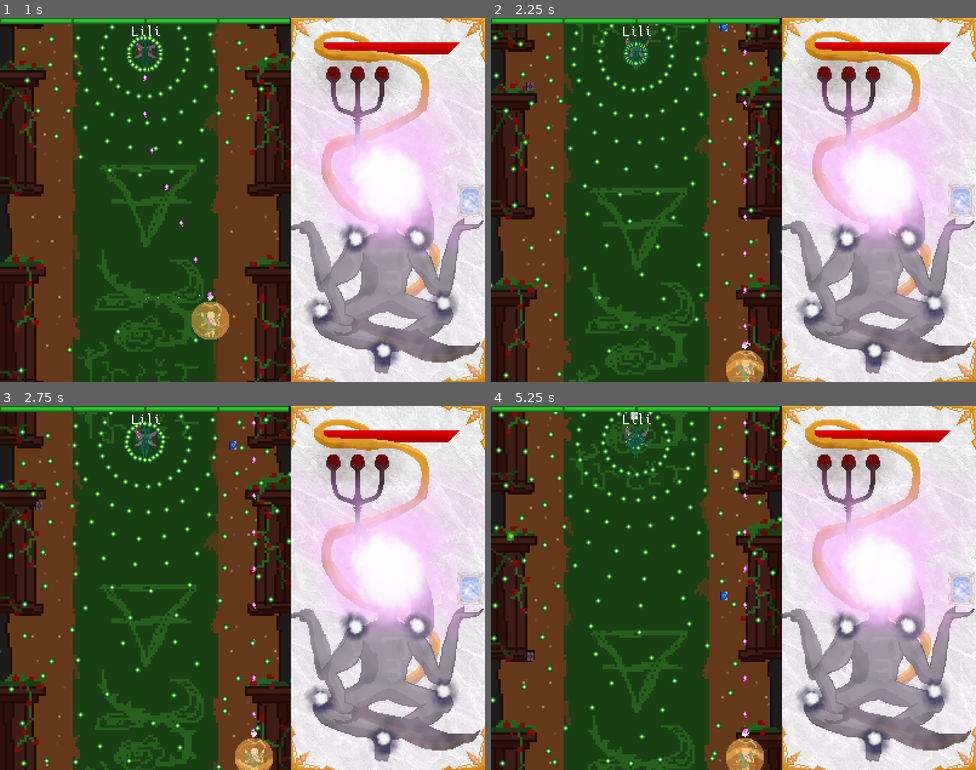
Above: before the commit, frames 1-4 (two rows, left to right).
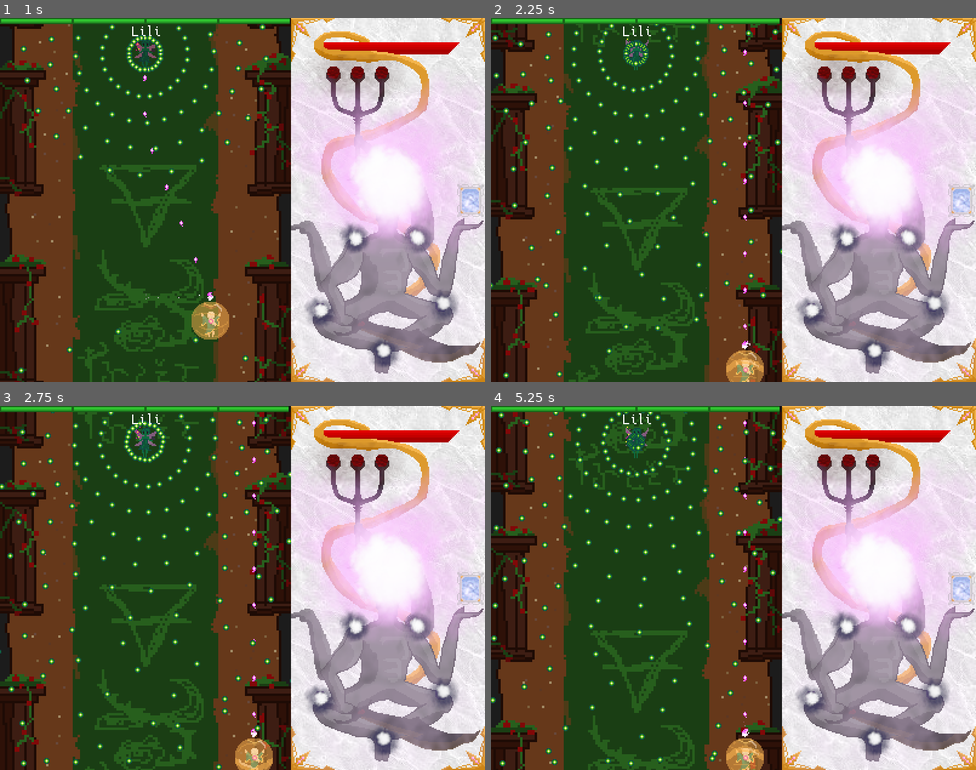
Above: after the commit, the same moments.

Repository: Voltinus/rimu
Game: Godot game, scene res://levels/Level2Earth/Level2Earth.tscn
The game is run twice, just before and just after one commit, with the same random seed, the same clock (stepped at 60 frames per second) and the same inputs. This scene is started directly instead of the project's main scene.
Inputs (mouse positions are in pixels of both pictures, inside the frame that each line leads up to):
- Up to frame 1 (1 s): tap Enter (dialogue_skip) at 0.5 s; move the mouse to (349, 181) at 0.52 s; hold D (move_right) from 0.53 s (still down); tap E (use_book) at 0.6 s; click (349, 181) at 0.67 s
- Up to frame 2 (2.25 s): move the mouse to (636, 218) at 1.27 s; release D (move_right) at 1.28 s; hold S (move_down) 1.28-2.03 s; tap E (use_book) at 1.35, 2.1 s; move the mouse to (782, 119) at 2.02 s; hold D (move_right) from 2.03 s (still down)
- Up to frame 3 (2.75 s): keep holding D (move_right)
- Up to frame 4 (5.25 s): move the mouse to (709, 660) at 2.77 s; release D (move_right) at 2.78 s; hold W (move_up) 2.78-3.53 s; tap E (use_book) every 0.75 s from 2.85 to 5.1 s; click (709, 660) at 2.92 s; move the mouse to (879, 642) at 3.52 s; hold A (move_left) 3.53-5.03 s; move the mouse to (588, 533) at 4.27 s; move the mouse to (757, 588) at 5.02 s; hold S (move_down) from 5.03 s (still down); click (757, 588) at 5.17 s

Frame 1 is identical in both runs. In frame 2, less than 0.1% of the frame differs, in the area x 7-49%, y 1-20%; in frame 3, less than 0.1%; in frame 4, 0.2%, in the area x 3-52%, y 1-70%.

Commit message:
Handled some warnings and finished the first phase of Lili

Diff:
--- a/actors/Enemy/Enemy.gd
+++ b/actors/Enemy/Enemy.gd
@@ -71,7 +71,7 @@
 	($AnimationPlayer as AnimationPlayer).play('damage')
 	if hp == 0:
 		emit_signal('died')
-		Global.highscores[_element + '_highscore'] = 1
+		Global.set_highscore(_element, 1)
 		Global.save_highscores()
 		alive = false
 
@@ -209,14 +209,9 @@
 		burst(24)
 
 
-func set_darkness():
-	darkness = true
-	yield(get_tree().create_timer(3), 'timeout')
-	darkness = false
-
 func time_stopped():
 	($AnimatedSprite as AnimatedSprite).playing = false
-	while Global.time_stopped: yield(get_tree().create_timer(0.01), 'timeout')
+	while Global.time_stopped: yield(get_tree().create_timer(0.1), 'timeout')
 	($AnimatedSprite as AnimatedSprite).playing = true
 
 
--- a/actors/Player/Player.gd
+++ b/actors/Player/Player.gd
@@ -95,17 +95,21 @@
 
 				'air':
 					($Shield as Node2D).visible = true
+					#warning-ignore:unsafe_property_access
 					$CollisionShape2D.shape = CircleShape2D.new()
+					#warning-ignore:unsafe_property_access
 					$CollisionShape2D.shape.radius = 10
 					immortal = true
 					yield(get_tree().create_timer(5), 'timeout')
+					#warning-ignore:unsafe_property_access
 					$CollisionShape2D.shape = RectangleShape2D.new()
+					#warning-ignore:unsafe_property_access
 					$CollisionShape2D.shape.extents = Vector2(1, 1)
 					immortal = false
 					($Shield as Node2D).visible = false
 
 				'dark':
-					($'../Enemy' as Enemy).set_darkness()
+					Global.set_darkness()
 
 				'white':
 					Global.set_bullets_avoid_player(true)
--- a/levels/Level1Fire/Level1Fire.tscn
+++ b/levels/Level1Fire/Level1Fire.tscn
@@ -3,6 +3,8 @@
 [ext_resource path="res://templates/Level/Level.tscn" type="PackedScene" id=1]
 [ext_resource path="res://levels/Level1Fire/Level1Fire.gd" type="Script" id=2]
 [ext_resource path="res://levels/Level1Fire/Enemy.gd" type="Script" id=3]
+
+
 
 [node name="Level1Fire" instance=ExtResource( 1 )]
 script = ExtResource( 2 )
--- a/levels/Level1Fire/Objects/FireLine/FireLine.tscn
+++ b/levels/Level1Fire/Objects/FireLine/FireLine.tscn
@@ -2,6 +2,8 @@
 
 [ext_resource path="res://levels/Level1Fire/Objects/FireLine/obs_fire_line.png" type="Texture" id=1]
 [ext_resource path="res://levels/Level1Fire/Objects/FireLine/FireLine.gd" type="Script" id=2]
+
+
 
 [sub_resource type="AtlasTexture" id=1]
 atlas = ExtResource( 1 )
--- a/levels/Level1Fire/Objects/LavaWalls/LavaWalls.tscn
+++ b/levels/Level1Fire/Objects/LavaWalls/LavaWalls.tscn
@@ -2,6 +2,8 @@
 
 [ext_resource path="res://levels/Level1Fire/Objects/LavaWalls/LavaWalls.png" type="Texture" id=1]
 [ext_resource path="res://levels/Level1Fire/Objects/LavaWalls/LavaWalls.gd" type="Script" id=2]
+
+
 
 [sub_resource type="RectangleShape2D" id=1]
 extents = Vector2( 20, 150 )
--- a/levels/Level2Earth/Enemy.gd
+++ b/levels/Level2Earth/Enemy.gd
@@ -8,9 +8,13 @@
 	states = [
 		{ 'shooting': false },
 		{ 'callback': 'lower_corners_shooting' },
+
 		{ 'shooting': true },
 		{ 'shooting_mode': 'triple' },
-		{ 'callback': 'falling_rocks' }
+		{ 'callback': 'falling_rocks' },
+
+		{ 'shooting': false },
+		{ 'callback': 'shoot_off_walls' }
 	]
 
 
@@ -38,7 +42,7 @@
 
 
 func falling_rocks():
-	for i in range(10):
+	for _i in range(10):
 		for j in range(2):
 			var node = Rock.instance()
 			node.position = Vector2(Global.game_width() * (0.2 + 0.6*j), 0)
@@ -46,3 +50,25 @@
 		yield(get_tree().create_timer(0.5), 'timeout')
 	yield(get_tree().create_timer(3), 'timeout')
 	callback_ended = true
+
+func shoot_off_walls():
+	for _i in range(25):
+		for j in range(2):
+			var player_pos = (get_node('../Player') as Player).position
+			var node: EnemyBullet = EnemyBullet.instance()
+
+			var vel
+
+			if j == 0:
+				vel = player_pos * Vector2(-1, 1) - position
+			else:
+				var to_edge = Global.game_width() - player_pos.x
+				vel = player_pos + Vector2(2 * to_edge, 0) - position
+
+			vel += Vector2(randf(), randf())
+
+			node.init(vel.normalized(), position, _element, {'bouncing': true})
+			$'../Bullets'.add_child(node)
+		yield(get_tree().create_timer(0.2), 'timeout')
+	yield(get_tree().create_timer(2), 'timeout')
+	callback_ended = true
--- a/levels/Level2Earth/Level2Earth.tscn
+++ b/levels/Level2Earth/Level2Earth.tscn
@@ -7,8 +7,5 @@
 [node name="Level2Earth" instance=ExtResource( 1 )]
 script = ExtResource( 2 )
 
-[node name="BookSpawner" parent="." index="0"]
-wait_time = 1.0
-
 [node name="Enemy" parent="Game" index="1"]
 script = ExtResource( 3 )
--- a/levels/Level2Earth/Objects/Rock/Rock.gd
+++ b/levels/Level2Earth/Objects/Rock/Rock.gd
@@ -6,8 +6,8 @@
 
 
 func _ready():
-	var rand : int = randi() % 3
-	var polygon := get_node('CollisionPolygon' + str(rand+1))
+	var rand: int = randi() % 3
+	var polygon: CollisionPolygon2D = get_node('CollisionPolygon' + str(rand+1))
 
 	($Sprite as Sprite).frame = rand
 	polygon.disabled = false
--- a/misc/Global.gd
+++ b/misc/Global.gd
@@ -29,6 +29,11 @@
 	var save_game := File.new()
 	var _ret = save_game.open("user://highscores.save", File.WRITE)
 	save_game.store_line(to_json(highscores))
+
+func set_highscore(element, score):
+	if score > highscores[element + '_highscore']:
+		highscores[element + '_highscore'] = score
+		save_highscores()
 
 func _process(_delta):
 	if Input.is_action_just_pressed('toggle_fullscreen'):
@@ -78,3 +83,11 @@
 
 func set_bullets_avoid_player(val: bool):
 	bullets_avoid_player = val
+
+
+var darkness := false
+
+func set_darkness():
+	darkness = true
+	yield(get_tree().create_timer(3), 'timeout')
+	darkness = false
--- a/objects/EnemyBullet/EnemyBullet.gd
+++ b/objects/EnemyBullet/EnemyBullet.gd
@@ -6,16 +6,23 @@
 var velocity: Vector2
 var _element: String
 var factor: int
+var bouncing: bool = false
 
 var PlayerBullet := preload('res://objects/PlayerBullet/PlayerBullet.tscn')
 
 
-func init(vel: Vector2, pos: Vector2, elem: String) -> void:
+func init(vel: Vector2, pos: Vector2, elem: String, params = {}) -> void:
+	if Global.darkness:
+		self.queue_free()
+		return
+
 	factor = int(vel.length())
 	if factor == 0: factor = 1
 	velocity = vel.normalized()
 	position = pos
 	_element = elem
+	if params.has('bouncing'):
+		bouncing = params.bouncing
 	($AnimatedSprite as AnimatedSprite).play(elem)
 
 
@@ -29,6 +36,18 @@
 		velocity = velocity.normalized()
 
 	position += velocity * _SPEED * delta * factor
+
+	if bouncing:
+		# approx bullet width
+		var w = 5
+
+		if position.x < 0:
+			position.x *= -1
+			velocity.x *= -1
+		elif position.x + w > Global.game_width():
+			var beyond_by = (position.x + w) - Global.game_width()
+			position.x = Global.game_width() - beyond_by
+			velocity.x *= -1
 
 	if position.x < -5 or position.x > Global.game_width() + 5 or position.y < -5 or position.y > Global.game_height() + 5:
 		self.queue_free()
--- a/objects/EnemyBullet/EnemyBullet.tscn
+++ b/objects/EnemyBullet/EnemyBullet.tscn
@@ -27,14 +27,14 @@
 "name": "fire",
 "speed": 5.0
 }, {
-"frames": [ ExtResource( 6 ) ],
-"loop": true,
-"name": "air",
-"speed": 5.0
-}, {
 "frames": [ ExtResource( 7 ) ],
 "loop": true,
 "name": "water",
+"speed": 5.0
+}, {
+"frames": [ ExtResource( 5 ) ],
+"loop": true,
+"name": "earth",
 "speed": 5.0
 }, {
 "frames": [ ExtResource( 3 ) ],
@@ -42,9 +42,9 @@
 "name": "dark",
 "speed": 5.0
 }, {
-"frames": [ ExtResource( 5 ) ],
+"frames": [ ExtResource( 6 ) ],
 "loop": true,
-"name": "earth",
+"name": "air",
 "speed": 5.0
 }, {
 "frames": [ SubResource( 1 ), SubResource( 2 ), SubResource( 3 ) ],
--- /dev/null
+++ b/objects/EnemyBulletGroup/EnemyBulletGroup.gd
@@ -0,0 +1,5 @@
+extends Area2D
+
+
+func _ready():
+	pass # Replace with function body.
--- /dev/null
+++ b/objects/EnemyBulletGroup/EnemyBulletGroup.tscn
@@ -0,0 +1,6 @@
+[gd_scene load_steps=2 format=2]
+
+[ext_resource path="res://objects/EnemyBulletGroup/EnemyBulletGroup.gd" type="Script" id=1]
+
+[node name="EnemyBulletGroup" type="Area2D"]
+script = ExtResource( 1 )
--- a/templates/Level/GUI/GUI.gd
+++ b/templates/Level/GUI/GUI.gd
@@ -41,13 +41,13 @@
 
 
 func _on_Player_died():
-	if not $GameOver.visible:
-		$GameOver.visible = true
-		$GameOver/AnimationPlayer.play('red_to_black')
+	if not ($GameOver as Control).visible:
+		($GameOver as Control).visible = true
+		($GameOver/AnimationPlayer as AnimationPlayer).play('red_to_black')
 
 
 func _on_Retry_pressed():
-	get_tree().reload_current_scene()
+	var _ret = get_tree().reload_current_scene()
 
 
 func _on_MainMenu_pressed():
